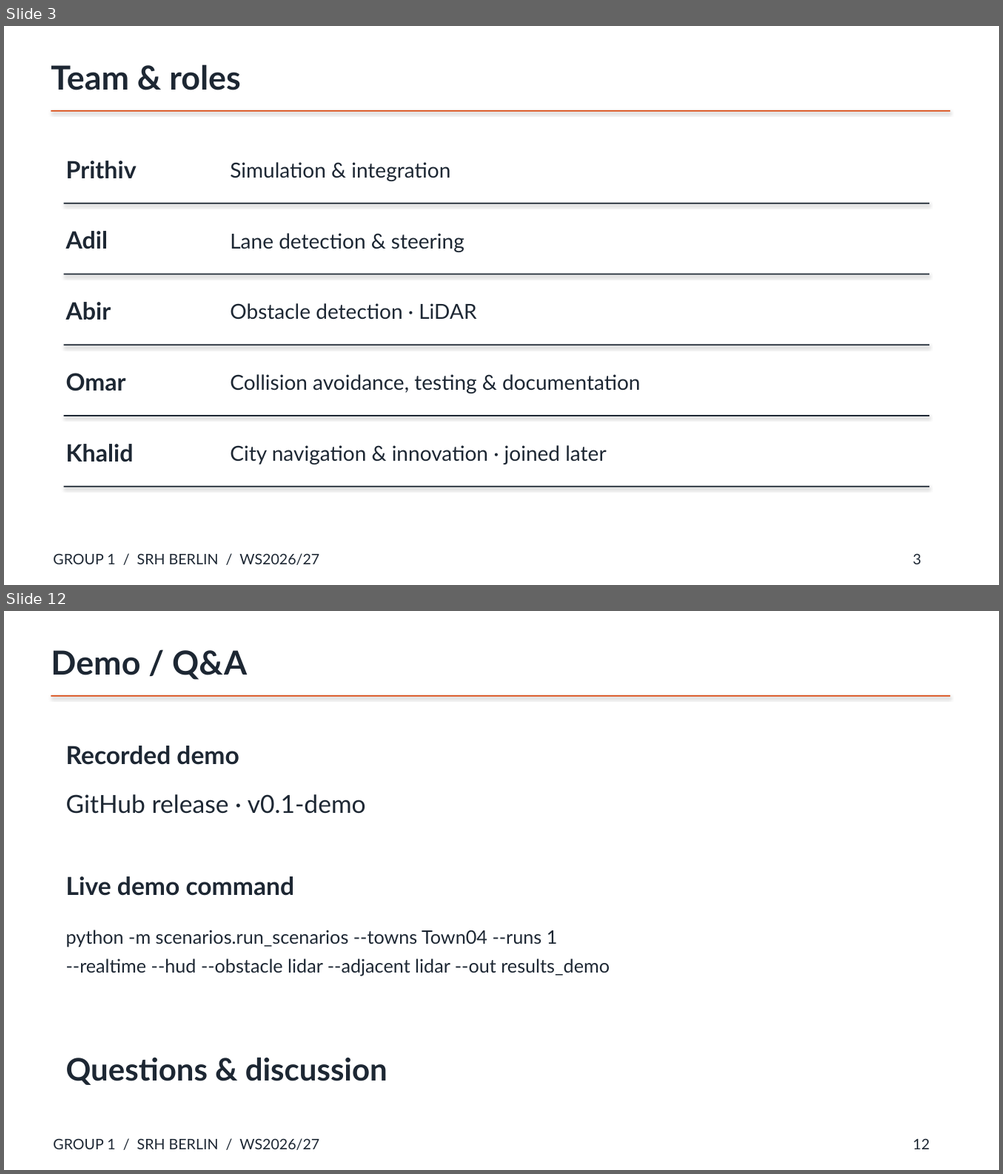
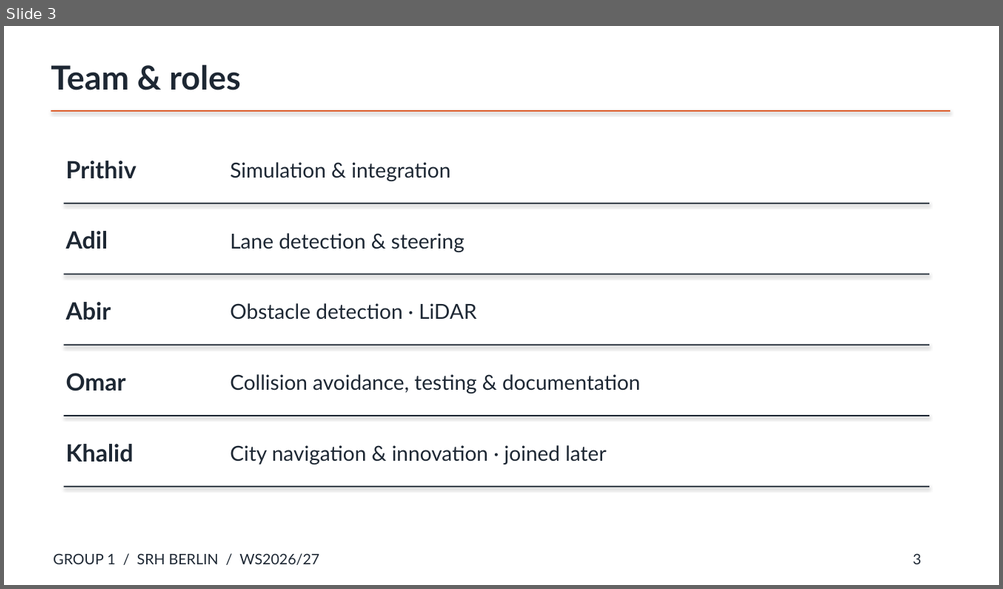
Before and after one commit to auto-m8te/carla-av-group1, a slide deck: report/Group1_Presentation.pptx. Shown one above the other, each under a label of ours: slides 3 and 12 before the commit, slide 3 after it; the slides between them are not shown. The pictures are 1003x1174 and 1003x589 pixels, drawn with LibreOffice and Linux fonts; fonts in the diff are those of the drawing. Boxes give left, top, right and bottom in pixels: in the first picture for what was removed or moved away, otherwise in the second. Text is boxed around its words. In the diff, an @@ line names an element or a change of style, - is before the commit and + after.

```diff
--- a/report/Group1_Presentation.pptx
+++ b/report/Group1_Presentation.pptx
@@ slide 12 removed at (4, 611, 999, 1170), background #FFFFFF @@
@@ text removed at (51, 650, 247, 680) @@
-Demo / Q&A
@@ rectangle removed at (51, 695, 950, 697) @@
@@ text removed at (66, 746, 239, 765) @@
-Recorded demo
@@ text removed at (66, 795, 366, 814) @@
-GitHub release · v0.1-demo
@@ text removed at (66, 877, 295, 896) @@
-Live demo command
@@ text removed at (66, 930, 609, 977) @@
-python -m scenarios.run_scenarios --towns Town04 --runs 1
---realtime --hud --obstacle lidar --adjacent lidar --out results_demo
@@ text removed at (66, 1057, 387, 1085) @@
-Questions & discussion
@@ text removed at (53, 1139, 319, 1150) @@
-GROUP 1 / SRH BERLIN / WS2026/27
@@ text removed at (913, 1139, 930, 1150) @@
-12
```
Also in this commit, not shown: 4 slides changed, 7 slides added, 4 other slides removed, 16 other files.
